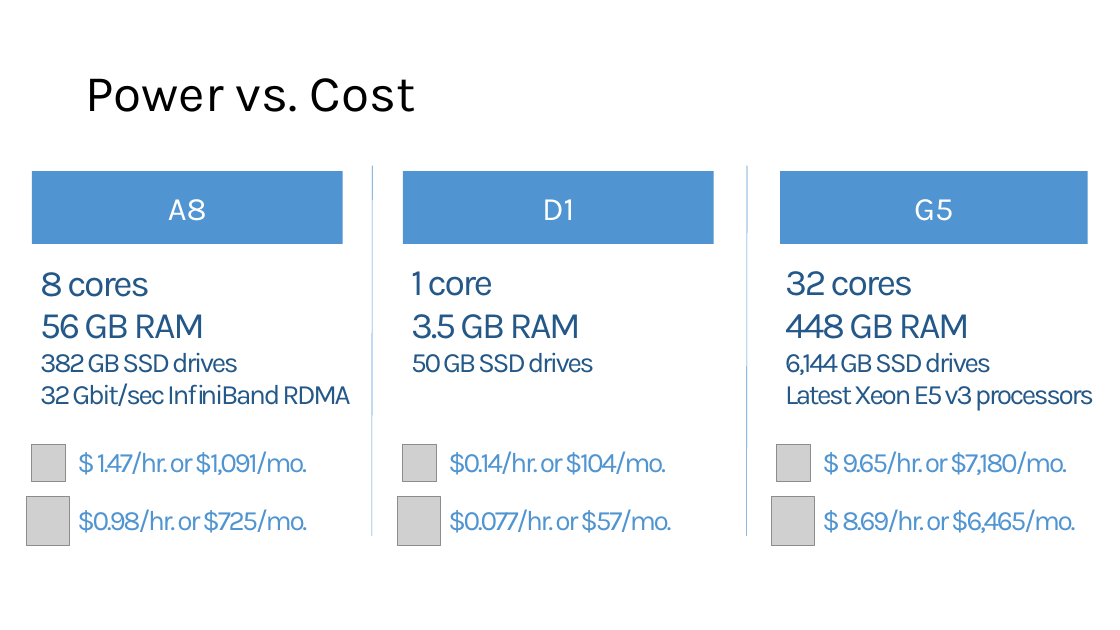
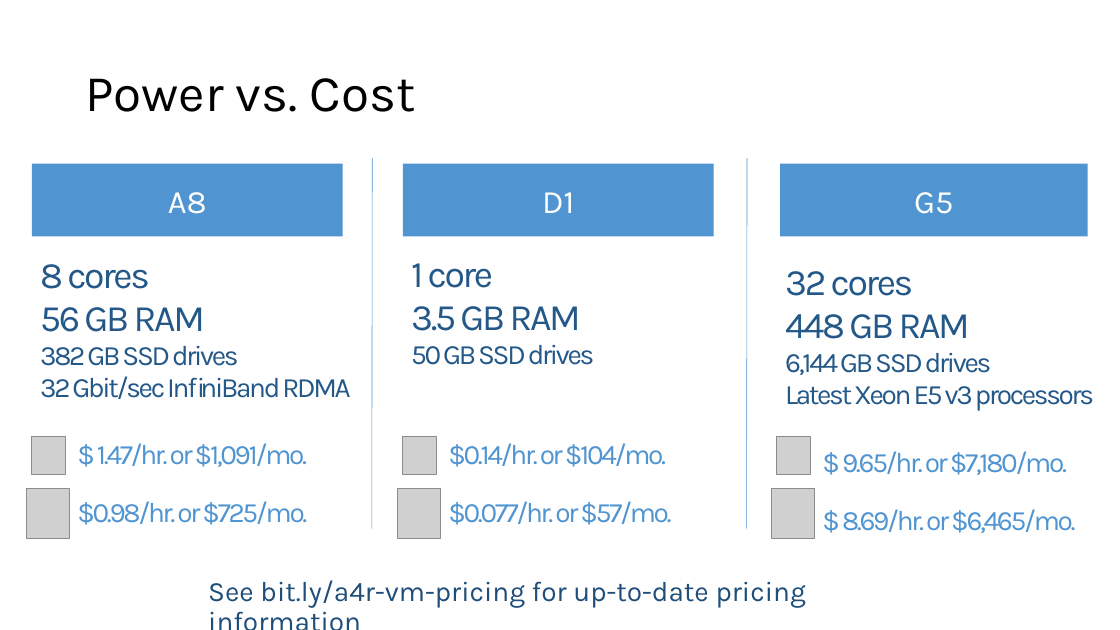
Before and after one commit to wi5nia/TechnicalCommunityContent, a slide deck: slide 5 of Big Data and Analytics/Azure HPC/Azure HPC.pptx (slide 4 before the commit). Drawn at 1120x630 pixels with LibreOffice and Linux fonts; fonts in the diff are those of the drawing; grey boxes stand for pictures. Boxes give left, top, right and bottom in pixels: in the first picture for what was removed or moved away, otherwise in the second. Text is boxed around its words. In the diff, an @@ line names an element or a change of style, - is before the commit and + after.

Commit message:
Updated HPC slides

```diff
--- a/Big Data and Analytics/Azure HPC/Azure HPC.pptx
+++ b/Big Data and Analytics/Azure HPC/Azure HPC.pptx
@@ 3 pictures, 3 rectangles, 1 text: place and size @@
-3 pictures, 3 rectangles, 1 text at <box>32,171,1088,481</box>
+3 pictures, 3 rectangles, 1 text at <box>32,164,1088,474</box>
@@ 5 texts, 3 pictures, 2 lines: place and size @@
-5 texts, 3 pictures, 2 lines at <box>27,166,815,546</box>
+5 texts, 3 pictures, 2 lines at <box>27,158,815,539</box>
@@ text added at <box>208,580,806,607</box>, 24 pt, text #1E4E79 @@
+See bit.ly/a4r-vm-pricing for up-to-date pricing information
```
Also in this commit, not shown: 1 other slide changed, 2 slides added, 1 slide removed.
